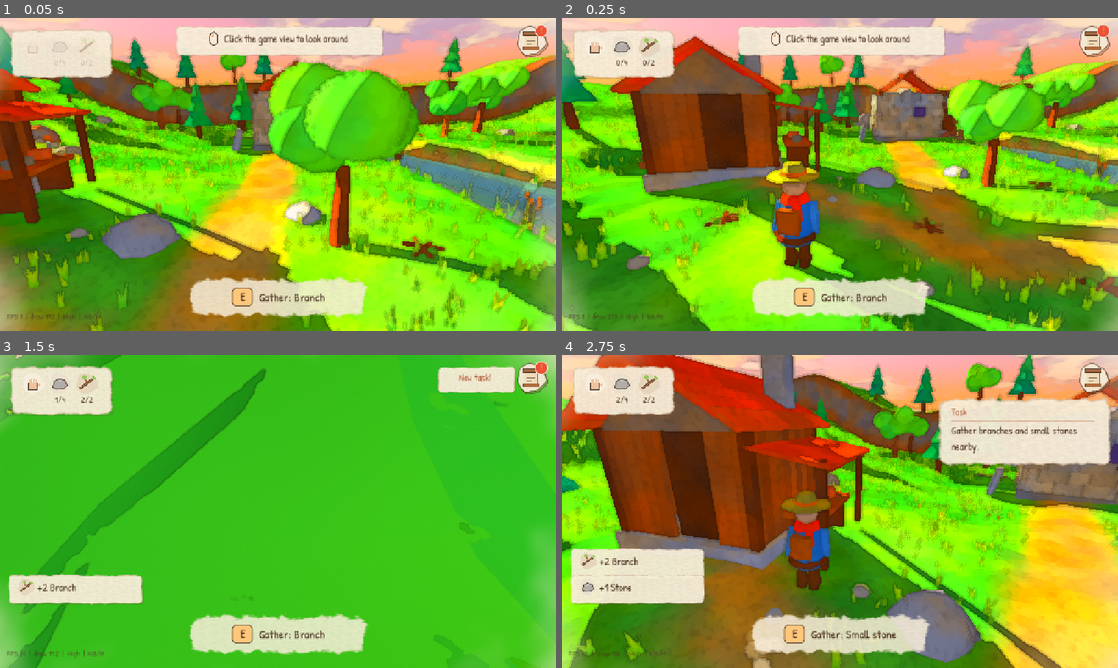
Above: before the commit, frames 1-4 (two rows, left to right).
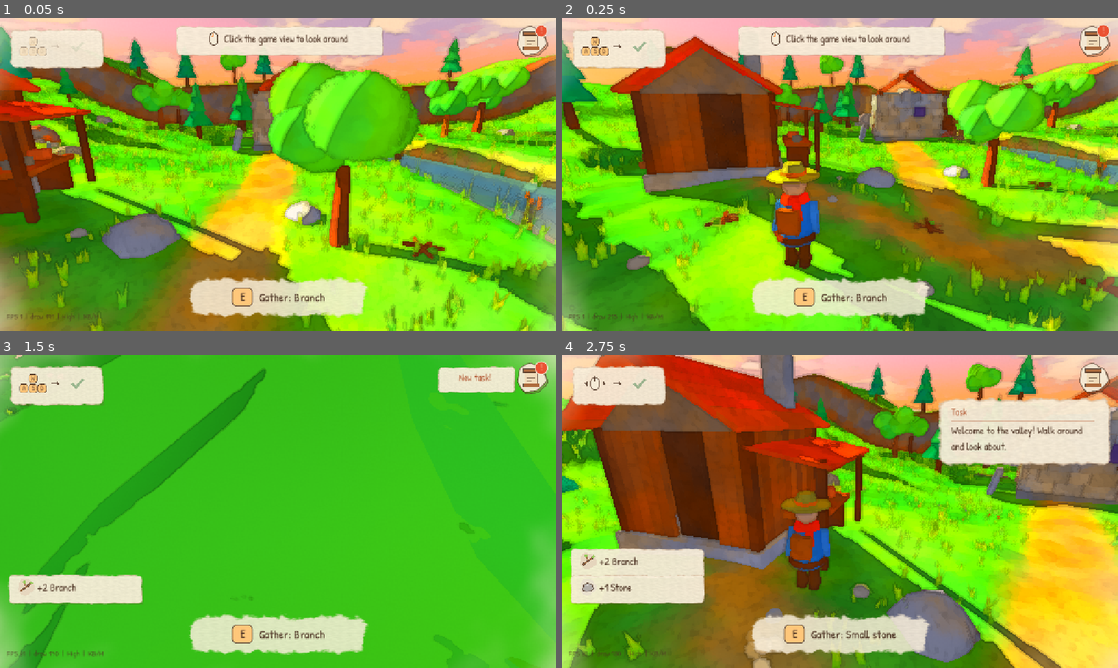
Above: after the commit, the same moments.

Repository: meyildiz1994/degirmen-vadisi
Game: Godot game, scene res://scenes/world/world.tscn
Same seed, same stepped clock (60 frames per second), same inputs: the game is played once before the commit and once after it.
Inputs (mouse positions are in pixels of both pictures, inside the frame that each line leads up to):
- Up to frame 1 (0.05 s): no input
- Up to frame 2 (0.25 s): no input
- Up to frame 3 (1.5 s): tap Enter at 0.5 s; move the mouse to (400, 495) at 0.52 s; hold D (move_right) 0.53-1.28 s; hold E (interact) 0.53-1.28 s; click (400, 495) at 0.67 s; move the mouse to (250, 511) at 1.27 s; hold W (move_forward) from 1.28 s (still down); tap E (interact) at 1.35 s; click (250, 511) at 1.42 s
- Up to frame 4 (2.75 s): keep holding W (move_forward); move the mouse to (851, 505) at 2.02 s; hold J (quest_log) from 2.03 s (still down); click (851, 505) at 2.17 s; tap E (interact) at 2.3 s

The runs differ from the first frame. In frame 1, 1.0% of the frame differs, in the area x 1-21%, y 3-96%; in frame 2, 1.2%; in frame 3, 1.3%; in frame 4, 1.6%, in the area x 1-94%, y 3-96%.

Commit message:
Tanıtım: cihaza göre metinsiz yürü / bak / etkileşim adımları
İlk açılışta toplama eğitiminden önce yürüme ve bakma adımları; ikonlar klavye-fare,
gamepad ve dokunmatiğe göre değişir. İlk aletlerden sonra heybe tuşu gösterilir.

Co-Authored-By: Claude Opus 5.5 <noreply@anthropic.com>
Claude-Session: https://claude.ai/code/session_01XSzBb5CLpSanCdnQjNsbSH

Diff:
--- a/locale/strings.csv
+++ b/locale/strings.csv
@@ -72,3 +72,4 @@
 QUEST_FIRST_TOOLS,"Atölyeye git, ilk taş baltanı ve kazmanı yap.",Go to the workshop and make your first stone axe and pickaxe.
 QUEST_USE_TOOLS,"Baltayla bir ağaç kes, kazmayla bir kaya kır.",Chop a tree with the axe and break a boulder with the pickaxe.
 MSG_FIRST_TOOLS,Taş balta ve taş kazma hazır! Halka daireye değdiğinde bas.,Stone axe and pickaxe ready! Press when the ring meets the circle.
+QUEST_WELCOME,Vadiye hoş geldin! Biraz dolaş ve etrafına bak.,Welcome to the valley! Walk around and look about.
--- a/scenes/world/world.gd
+++ b/scenes/world/world.gd
@@ -39,7 +39,7 @@
 	_build_gathering()
 	player.focus_changed.connect(func(t): touch.set_interact_available(t != null))
 	SaveSystem.restore_persisted_nodes()
-	tutorial.setup(hud, gather_world, workshop.interactable)
+	tutorial.setup(hud, gather_world, workshop.interactable, player)
 	AudioManager.play_music("music_explore")
 	if ScreenshotCapture.requested():
 		add_child(ScreenshotCapture.new())
--- a/scripts/tutorial.gd
+++ b/scripts/tutorial.gd
@@ -1,21 +1,32 @@
 class_name Tutorial
 extends Node
-## Metinsiz eğitim: ikonlu ipucu kartları adım adım yol gösterir.
-##   0: dal ve küçük taş topla  →  1: atölyede ilk taş balta + taş kazma
-##   2: bir ağaç kes, bir kaya kır  →  3: bitti, keşif görevi
+## Metinsiz tanıtım + eğitim: ikonlu ipucu kartları adım adım yol gösterir.
+## İkonlar aktif cihaza göre değişir (WASD/fare, gamepad çubukları, dokunmatik).
+##   0: yürü  →  1: etrafına bak  →  2: dal ve küçük taş topla
+##   3: atölyede ilk taş balta + taş kazma  →  4: bir ağaç kes, bir kaya kır  →  5: keşif
 ## Görev kartında kısa metin de var; ipucu kartı tamamen ikon ve sayı.
 
-enum Step { GATHER, CRAFT, USE, DONE }
+enum Step { MOVE, LOOK, GATHER, CRAFT, USE, DONE }
 
-const QUESTS := ["QUEST_FIRST_GATHER", "QUEST_FIRST_TOOLS", "QUEST_USE_TOOLS", "QUEST_EXPLORE"]
+const QUESTS := ["QUEST_WELCOME", "QUEST_WELCOME", "QUEST_FIRST_GATHER", "QUEST_FIRST_TOOLS", "QUEST_USE_TOOLS", "QUEST_EXPLORE"]
+const MOVE_GOAL := 4.0      ## metre
+const LOOK_GOAL := 1.4      ## radyan (toplam kamera dönüşü)
 
 var hud: CanvasLayer
+var player: Player
+var _walked := 0.0
+var _looked := 0.0
+var _last_pos := Vector3.INF
+var _last_yaw := 0.0
+var _last_pitch := 0.0
 var _chopped := false
 var _mined := false
 
 
-func setup(h: CanvasLayer, gather_world: GatherWorld, workshop: Interactable) -> void:
+func setup(h: CanvasLayer, gather_world: GatherWorld, workshop: Interactable, p: Player) -> void:
 	hud = h
+	player = p
+	InputManager.device_changed.connect(func(_d): _refresh())
 	GameState.inventory.changed.connect(_refresh)
 	gather_world.resource_gathered.connect(_on_gathered)
 	workshop.interacted.connect(_on_workshop)
@@ -47,6 +58,10 @@
 func _advance_if_ready() -> void:
 	var inv := GameState.inventory
 	var step := GameState.tutorial_step
+	if step == Step.MOVE and _walked >= MOVE_GOAL:
+		step = Step.LOOK
+	if step == Step.LOOK and _looked >= LOOK_GOAL:
+		step = Step.GATHER
 	if step == Step.GATHER and (inv.has_all(_needed()) or _needed().is_empty()):
 		step = Step.CRAFT
 	if step == Step.CRAFT and inv.has_tool("axe") and inv.has_tool("pickaxe"):
@@ -60,8 +75,12 @@
 	_advance_if_ready()
 	var card: IconHintCard = hud.hint_card
 	match GameState.tutorial_step:
+		Step.MOVE:
+			card.set_persistent(["move", "arrow", ["check", "", true]])
+		Step.LOOK:
+			card.set_persistent(["look", "arrow", ["check", "", true]])
 		Step.GATHER:
-			var items: Array = ["hand"]
+			var items: Array = ["interact", "hand"]
 			var need := _needed()
 			for id: String in need:
 				items.append([id, "%d/%d" % [mini(GameState.inventory.count(id), need[id]), need[id]]])
@@ -95,7 +114,8 @@
 	if not made.is_empty():
 		AudioManager.play_sfx("craft_success")
 		hud.show_toast("MSG_FIRST_TOOLS")
-		hud.hint_card.flash(made, 2.0)
+		# Aletler heybede: heybe tuşunu da göster.
+		hud.hint_card.flash(made + ["arrow", "inventory"], 3.5)
 	elif not _needed().is_empty():
 		AudioManager.play_sfx("craft_fail")
 		var items: Array = []
@@ -108,3 +128,22 @@
 	else:
 		hud.show_toast("MSG_WORKSHOP")
 	_refresh()
+
+
+## Yürüme ve bakma adımları: oyuncunun gerçekten yürüdüğü ve kamerayı çevirdiği ölçülür.
+func _process(_delta: float) -> void:
+	var step := GameState.tutorial_step
+	if player == null or step > Step.LOOK:
+		set_process(false)
+		return
+	var pos := player.global_position
+	if _last_pos != Vector3.INF:
+		_walked += Vector2(pos.x - _last_pos.x, pos.z - _last_pos.z).length()
+		_looked += absf(angle_difference(_last_yaw, player.yaw)) + absf(player.pitch - _last_pitch)
+	_last_pos = pos
+	_last_yaw = player.yaw
+	_last_pitch = player.pitch
+	if (step == Step.MOVE and _walked >= MOVE_GOAL) or (step == Step.LOOK and _looked >= LOOK_GOAL):
+		AudioManager.play_ui("ui_click")
+		hud.hint_card.flash(["check"], 0.8)
+		_refresh()
--- a/scripts/ui/item_icon.gd
+++ b/scripts/ui/item_icon.gd
@@ -4,6 +4,8 @@
 ## Metinsiz ipuçları ve heybe için kodla çizilen suluboya ikonlar.
 ## icon: malzeme/tohum kimliği (oak, stone, acorn...) ya da özel ikon
 ## (axe, pickaxe, workshop, tree, rock, hand, arrow, plus, check, seed).
+## Cihaza göre değişen kontrol ikonları: move, look, interact, inventory
+## (klavye/fare, gamepad ya da dokunmatik hangisi kullanılıyorsa onu çizer).
 
 @export var icon := "stone":
 	set(v):
@@ -26,6 +28,8 @@
 		custom_minimum_size = Vector2(56, 56)
 	mouse_filter = Control.MOUSE_FILTER_IGNORE
 	resized.connect(queue_redraw)
+	if not Engine.is_editor_hint():
+		InputManager.device_changed.connect(func(_d): queue_redraw())
 
 
 func _shape() -> String:
@@ -50,6 +54,9 @@
 	var col := _color()
 	col.a *= a
 	var ink := Color(INK, 0.85 * a)
+	if not Engine.is_editor_hint() and icon in ["move", "look", "interact", "inventory"]:
+		_control_icon(c, k, ink, a)
+		return
 	match _shape():
 		"arrow":
 			_arrow(c, k, ink)
@@ -196,3 +203,101 @@
 func _arrow(c: Vector2, k: float, ink: Color) -> void:
 	draw_line(c + Vector2(-14, 0) * k, c + Vector2(10, 0) * k, ink, 4.0 * k)
 	draw_colored_polygon(PackedVector2Array([c + Vector2(16, 0) * k, c + Vector2(6, -8) * k, c + Vector2(6, 8) * k]), ink)
+
+
+# --- Cihaza göre kontrol ikonları ---------------------------------------------------
+func _control_icon(c: Vector2, k: float, ink: Color, a: float) -> void:
+	var dev: int = InputManager.device
+	var touch: bool = dev == InputManager.Device.TOUCH
+	var pad: bool = dev == InputManager.Device.GAMEPAD
+	match icon:
+		"move":
+			if touch:
+				_touch_stick(c, k, ink, a, true)
+			elif pad:
+				_pad_stick(c, k, ink, a, "L")
+			else:
+				_keycap(c + Vector2(0, -12) * k, k * 0.72, "W", ink, a)
+				for i in 3:
+					_keycap(c + Vector2(-21 + i * 21, 11) * k, k * 0.72, ["A", "S", "D"][i], ink, a)
+		"look":
+			if touch:
+				_touch_stick(c, k, ink, a, false)
+			elif pad:
+				_pad_stick(c, k, ink, a, "R")
+			else:
+				_mouse(c, k, ink, a)
+		_:
+			var g: String = InputManager.glyph_for(icon)
+			if touch:
+				_tap(c, k, ink, a)
+			elif pad:
+				draw_circle(c, 18.0 * k, Color(Palette.MOSS_LIGHT, a))
+				draw_arc(c, 18.0 * k, 0, TAU, 28, ink, 2.0 * k, true)
+				_text(c, g, int(24 * k), ink)
+			else:
+				_keycap(c, k * (1.0 if g.length() < 2 else 1.3), g, ink, a)
+
+
+func _keycap(c: Vector2, k: float, label: String, ink: Color, a: float) -> void:
+	var w := maxf(28.0, 16.0 + label.length() * 11.0) * k
+	var r := Rect2(c - Vector2(w, 28.0 * k) * 0.5, Vector2(w, 28.0 * k))
+	var sb := StyleBoxFlat.new()
+	sb.bg_color = Color(Palette.SUNSET_LIGHT, a)
+	sb.border_color = ink
+	sb.set_border_width_all(maxi(1, int(2.0 * k)))
+	sb.set_corner_radius_all(int(7 * k))
+	draw_style_box(sb, r)
+	_text(c, label, int(22 * k), ink)
+
+
+func _text(c: Vector2, t: String, fs: int, ink: Color) -> void:
+	var font := get_theme_default_font()
+	var ts := font.get_string_size(t, HORIZONTAL_ALIGNMENT_LEFT, -1, fs)
+	draw_string(font, Vector2(c.x - ts.x * 0.5, c.y + fs * 0.33), t, HORIZONTAL_ALIGNMENT_LEFT, -1, fs, ink)
+
+
+func _pad_stick(c: Vector2, k: float, ink: Color, a: float, side: String) -> void:
+	draw_circle(c, 19.0 * k, Color(Palette.PAPER.darkened(0.08), a))
+	draw_arc(c, 19.0 * k, 0, TAU, 28, ink, 2.0 * k, true)
+	draw_circle(c, 10.0 * k, Color(Palette.MOSS_LIGHT, a))
+	draw_arc(c, 10.0 * k, 0, TAU, 20, ink, 1.5 * k, true)
+	_text(c, side, int(16 * k), ink)
+	for d: Vector2 in [Vector2.UP, Vector2.DOWN, Vector2.LEFT, Vector2.RIGHT]:
+		var tip := c + d * 26.0 * k
+		var side_v := Vector2(-d.y, d.x) * 4.0 * k
+		draw_colored_polygon(PackedVector2Array([tip, tip - d * 6.0 * k + side_v, tip - d * 6.0 * k - side_v]), ink)
+
+
+func _touch_stick(c: Vector2, k: float, ink: Color, a: float, joystick: bool) -> void:
+	if joystick:
+		draw_arc(c, 20.0 * k, 0, TAU, 28, Color(ink, ink.a * 0.7), 2.0 * k, true)
+		draw_circle(c + Vector2(7, -5) * k, 9.0 * k, Color(Palette.SUNSET_LIGHT, a))
+		draw_arc(c + Vector2(7, -5) * k, 9.0 * k, 0, TAU, 18, ink, 1.5 * k, true)
+	else:
+		draw_line(c + Vector2(-18, 6) * k, c + Vector2(14, 6) * k, ink, 2.5 * k)
+		draw_colored_polygon(PackedVector2Array([c + Vector2(20, 6) * k, c + Vector2(12, 0) * k, c + Vector2(12, 12) * k]), ink)
+		draw_colored_polygon(PackedVector2Array([c + Vector2(-24, 6) * k, c + Vector2(-16, 0) * k, c + Vector2(-16, 12) * k]), ink)
+		draw_circle(c + Vector2(0, -6) * k, 8.0 * k, Color(Palette.SUNSET_LIGHT, a))
+		draw_arc(c + Vector2(0, -6) * k, 8.0 * k, 0, TAU, 18, ink, 1.5 * k, true)
+
+
+func _tap(c: Vector2, k: float, ink: Color, a: float) -> void:
+	draw_circle(c, 20.0 * k, Color(Palette.SUNSET_LIGHT, 0.9 * a))
+	draw_arc(c, 16.0 * k, 0, TAU, 28, Color(ink, ink.a * 0.8), 2.5 * k, true)
+	draw_arc(c, 10.0 * k, 0, TAU, 20, Color(ink, ink.a * 0.5), 2.0 * k, true)
+	draw_circle(c, 4.5 * k, ink)
+
+
+func _mouse(c: Vector2, k: float, ink: Color, a: float) -> void:
+	var body := Rect2(c + Vector2(-11, -16) * k, Vector2(22, 32) * k)
+	var sb := StyleBoxFlat.new()
+	sb.bg_color = Color(Palette.PAPER, a)
+	sb.border_color = ink
+	sb.set_border_width_all(maxi(1, int(2.0 * k)))
+	sb.set_corner_radius_all(int(11 * k))
+	draw_style_box(sb, body)
+	draw_line(c + Vector2(0, -16) * k, c + Vector2(0, -4) * k, ink, 1.5 * k)
+	for s: float in [-1.0, 1.0]:
+		var tip := c + Vector2(s * 25.0, 0) * k
+		draw_colored_polygon(PackedVector2Array([tip, tip + Vector2(-s * 7, -5) * k, tip + Vector2(-s * 7, 5) * k]), ink)
--- a/tests/test_gathering.gd
+++ b/tests/test_gathering.gd
@@ -53,7 +53,16 @@
 	var gw: GatherWorld = world.get_node("Gathering")
 	var player: Player = world.get_node("Player")
 	check(gw.tree_field.trees.size() > 40, "ağaçlar kaynak olarak kuruldu (%d)" % gw.tree_field.trees.size())
-	check(gs.tutorial_step == 0 and gs.current_quest_key == "QUEST_FIRST_GATHER", "eğitim ilk adımda")
+	check(gs.tutorial_step == 0 and gs.current_quest_key == "QUEST_WELCOME", "tanıtım ilk adımda (yürü)")
+	var tut: Tutorial = world.get_node("Tutorial")
+	player.global_position += Vector3(5, 0, 0)
+	await get_tree().process_frame
+	await get_tree().process_frame
+	check(gs.tutorial_step == 1, "yürüyünce 'bak' adımı (%d)" % gs.tutorial_step)
+	player.yaw += 1.6
+	await get_tree().process_frame
+	await get_tree().process_frame
+	check(gs.tutorial_step == 2 and gs.current_quest_key == "QUEST_FIRST_GATHER", "bakınca toplama adımı (%d)" % gs.tutorial_step)
 	gs.inventory.from_dict({})
 	# Elle toplama tek dokunuş
 	var pebble: Gatherable = null
@@ -75,7 +84,7 @@
 	gs.inventory.add("branch", 2)
 	world.workshop.interactable.interact(player)
 	check(gs.inventory.has_tool("axe") and gs.inventory.has_tool("pickaxe"), "atölyede ilk taş aletler yapıldı")
-	check(gs.tutorial_step == 2, "eğitim 'kullan' adımında (%d)" % gs.tutorial_step)
+	check(gs.tutorial_step == 4, "eğitim 'kullan' adımında (%d)" % gs.tutorial_step)
 	# Ritim: tatlı vuruş 2x
 	player.global_position = tree.global_position + Vector3(1.5, 0, 0)
 	player.gather.on_interact_pressed(tree)
